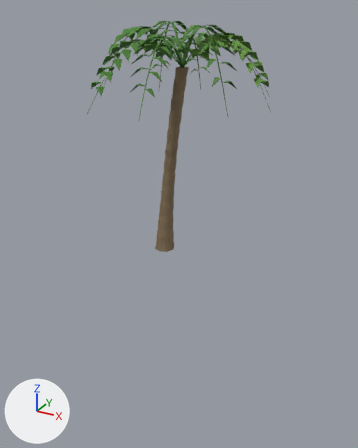
What one commit did to the Blender file games/pirates/art/coconut-palm.blend.
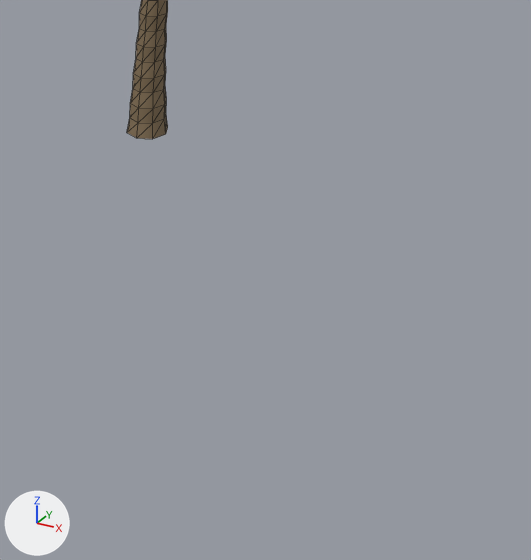
Each version is shown whole from a 50 mm camera at (9.94, -16.79, 9.67) aimed at (0.46, 0.45, 1.04), then close up on the part from 27% to 96% of the width and 42% to 100% of the height. Lighting does not change. The marker at lower left points along +X, +Y and +Z. The last two pictures show the newer version. The close-ups show mesh edges as thin lines.

Script lines for the objects in view, before the commit:
```python
me_coconut_palm_leaves_and_trunk = bpy.data.meshes.new('Coconut palm leaves and trunk')
me_coconut_palm_leaves_and_trunk.from_pydata(...)  # 2336 vertices, 1792 faces; spans x -2.58..4.35, y -3.5..3.41, z 0.0..9.16
me_coconut_palm_leaves_and_trunk.polygons.foreach_set('use_smooth', [True] * 1792)
# faces by material slot: [384, 976, 432]
me_coconut_palm_leaves_and_trunk.materials.append(mat_weathered_trunk)  # brown #816e52
me_coconut_palm_leaves_and_trunk.materials.append(mat_palm_green)  # green #4d8135
me_coconut_palm_leaves_and_trunk.materials.append(mat_sunlit_young_fronds)  # green #61903c
# before: 0 (0.43, 0.0, 0.0) at pixel (165, 134), 1 (0.31, 0.31, 0.0) at pixel (167, 127), 2 (0.0, 0.43, 0.0), 3 (-0.31, 0.31, 0.0), 4 (-0.43, 0.0, 0.0)
# before: 5 (-0.31, -0.31, 0.0) at pixel (126, 132), 6 (0.0, -0.43, 0.0) at pixel (136, 138), 7 (0.31, -0.31, 0.0) at pixel (152, 139)
ob_coconut_palm = bpy.data.objects.new('Coconut palm', me_coconut_palm_leaves_and_trunk)
ob_coconut_palm.location = (0.0, 0.0, 0.0)
```
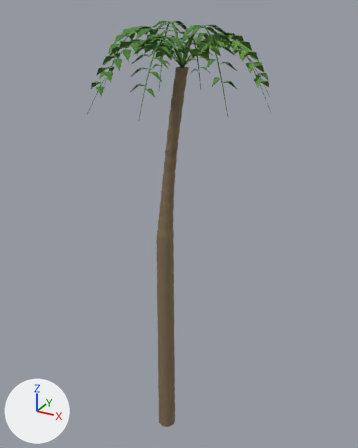
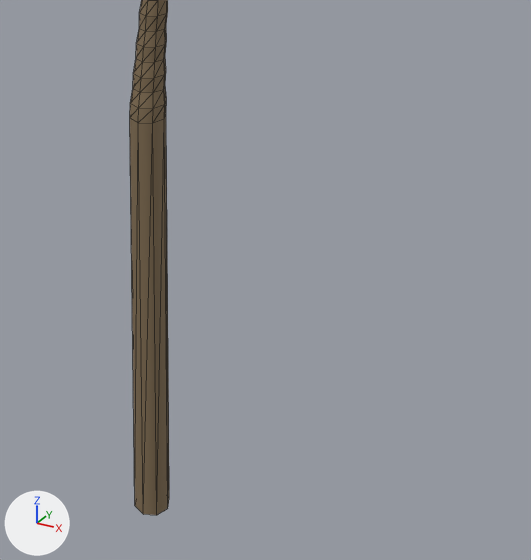
What differs and where, as boxes (x1, y1, x2, y2) in the close-ups (531 x 560 px; the box of a moved part takes in the faces that stretch with it):
'Coconut palm', reshaped: before (127, 0, 168, 139); after (130, 0, 169, 515)
part 1 of me_coconut_palm_leaves_and_trunk, moved or reshaped: before (127, 115, 168, 139); after (130, 115, 169, 515)

The edits, one by one:
me_coconut_palm_leaves_and_trunk is used by ob_coconut_palm; location (0.0, 0.0, 0.0).
me_coconut_palm_leaves_and_trunk had 2336 vertices, 1792 faces and spanned x -2.58..4.35, y -3.5..3.41, z 0.0..9.16.
me_coconut_palm_leaves_and_trunk now has 2336 vertices, 1792 faces and spans x -2.58..4.35, y -3.5..3.41, z -10.0..9.16.
Part 1, on me_coconut_palm_leaves_and_trunk:
Vertices 0 to 7 of me_coconut_palm_leaves_and_trunk move by (0.0, 0.0, -10.0).
